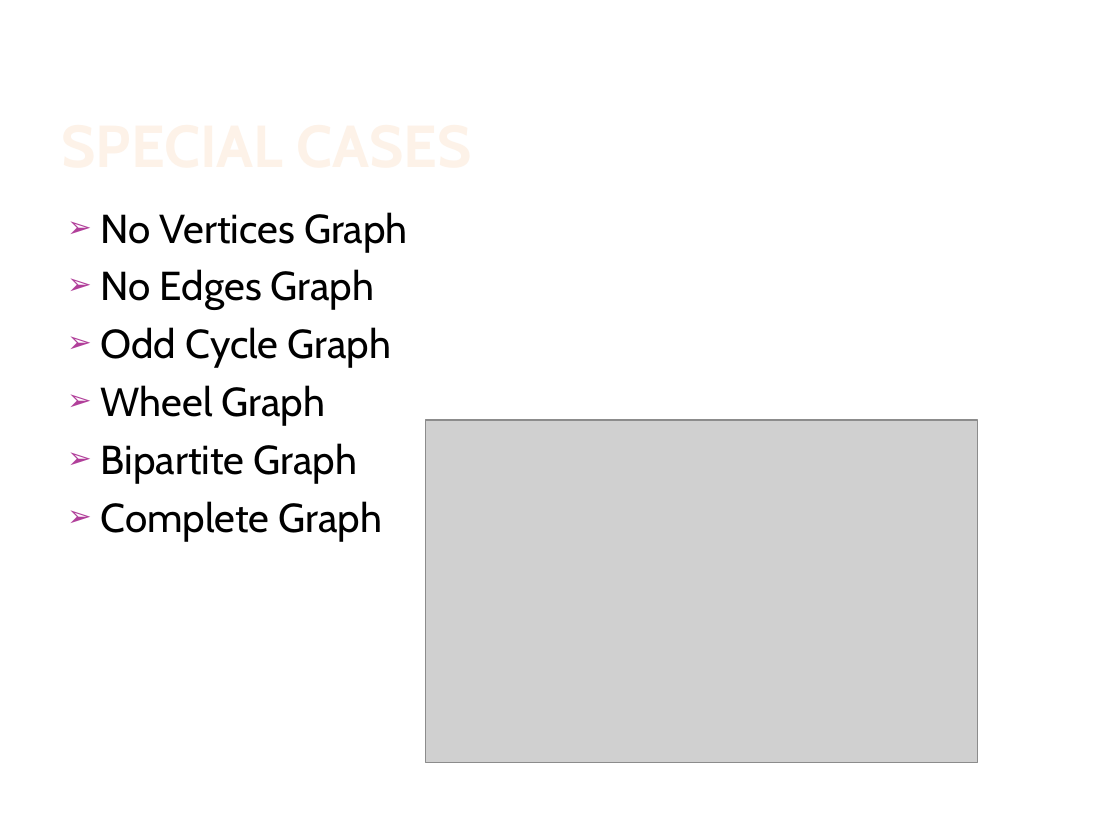
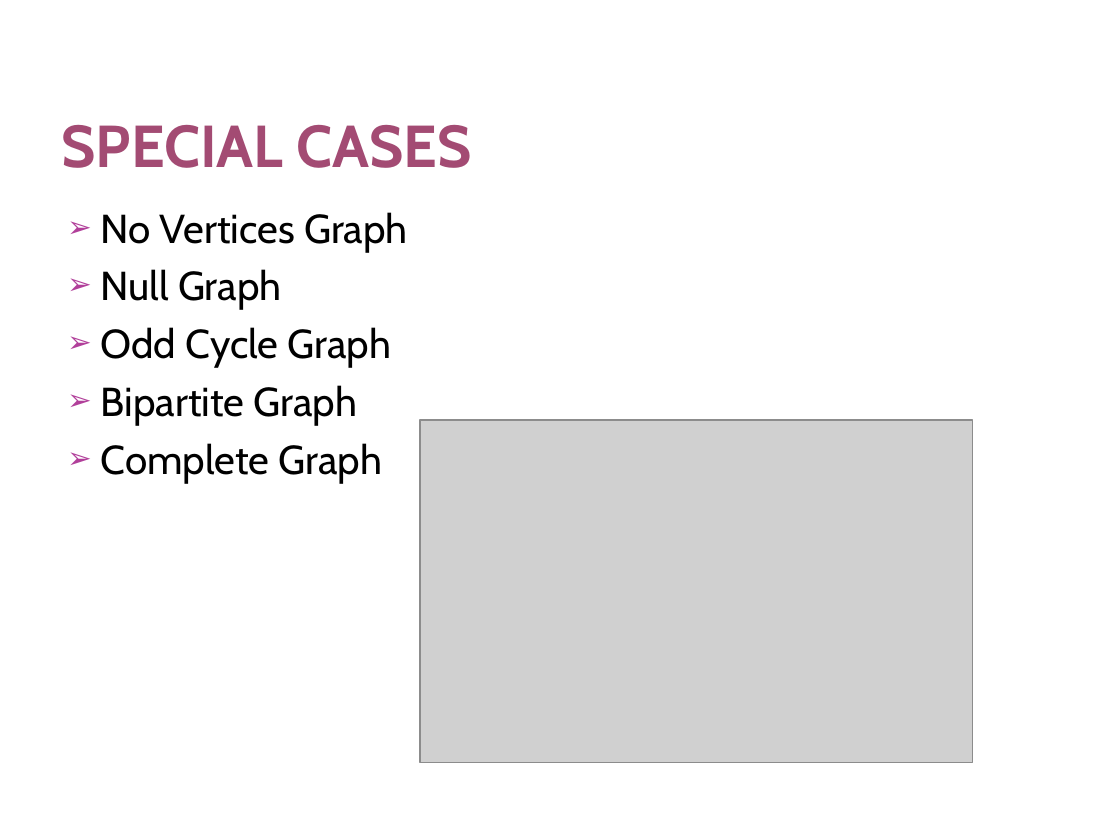
Before and after one commit to diagnoza/develop-, a slide deck: slide 10 of Project1-1/Phase3/Presentation-Phase3.pptx (slide 9 before the commit). Drawn at 1120x840 pixels with LibreOffice and Linux fonts; fonts in the diff are those of the drawing; grey boxes stand for pictures; background and template pictures are left out. Boxes give left, top, right and bottom in pixels: in the first picture for what was removed or moved away, otherwise in the second. Text is boxed around its words. In the diff, an @@ line names an element or a change of style, - is before the commit and + after.

```diff
--- a/Project1-1/Phase3/Presentation-Phase3.pptx
+++ b/Project1-1/Phase3/Presentation-Phase3.pptx
@@ title "SPECIAL CASES" at bbox=[62, 125, 472, 168]: text colour gradient #FEF7F1 to #FEF3E8 to #FBCF9C to #F9B94C to #A34B73 @@
@@ text at bbox=[101, 269, 282, 310]: text changed @@
-➢ No Edges Graph
+➢ Null Graph
@@ text at bbox=[101, 385, 326, 426]: paragraph removed @@
-➢ Wheel Graph
@@ picture: place and size @@
-picture at bbox=[426, 420, 978, 763]
+picture at bbox=[420, 420, 972, 763]
```
Also in this commit, not shown: 15 other slides changed.
